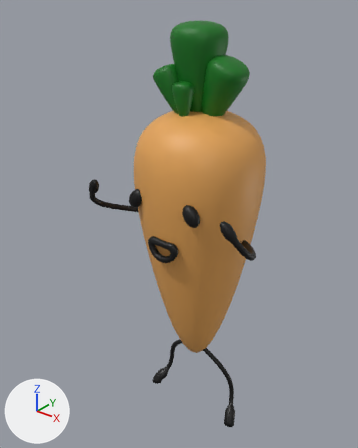
The Blender file lucy/CarrotWillRig.blend, before and after one commit.
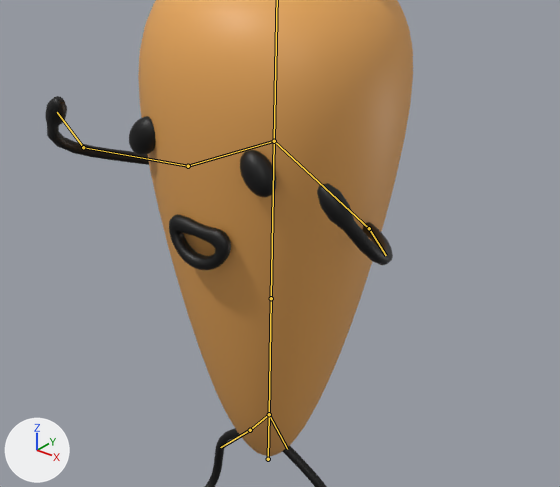
Each version appears first whole from a 50 mm camera at (7.58, -10.38, 12.88) aimed at (-0.53, -0.23, 6.59), and next in a close-up on the part from 19% to 94% of the width and 30% to 82% of the height. Every picture has the same lights, and +X, +Y and +Z are marked at lower left. The last two pictures show the newer version. Both versions are drawn at frame 0 of the action 'Idle'; the numbers are the values there. The bones that change, and the others that lie on the model, are drawn over the model as lines in the close-ups.

Objects in the first close-up: 'carrot'.
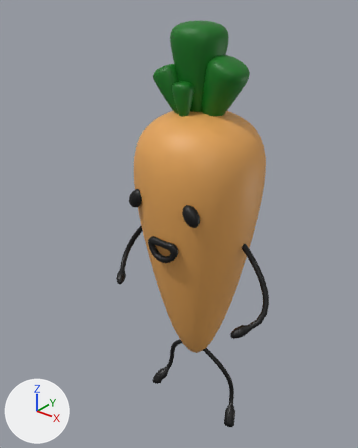
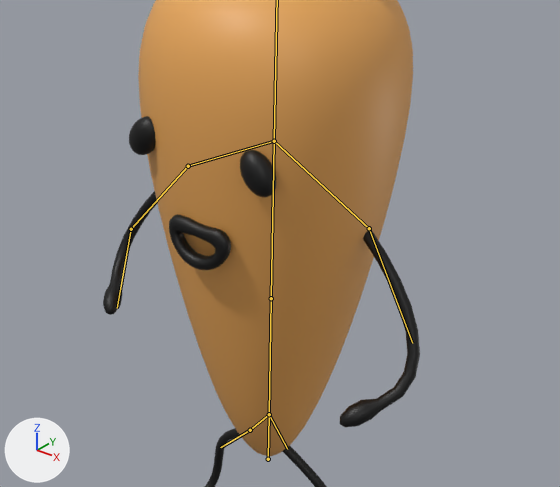
Edits to the bpy script that builds the scene:
```text
Change bone_l_uarm:
    where bone_l_uarm = bpy.data.objects['Armature'].pose.bones['L_UArm']  # child of 'L_Clav'
    bone_l_uarm.rotation_quaternion: (1.0, 0.0, 0.0, 0.0) -> (0.666, 0.307, 0.441, -0.517)  # degrees (0, 0, 0) -> degrees (-6, 65, -80)
Change bone_r_uarm:
    where bone_r_uarm = bpy.data.objects['Armature'].pose.bones['R_UArm']  # child of 'R_Clav'
    bone_r_uarm.rotation_quaternion: (1.0, 0.0, 0.0, 0.0) -> (0.666, 0.307, -0.441, 0.517)  # degrees (0, 0, 0) -> degrees (-6, -65, 80)
```

Where the change shows, as pixel boxes [x1, y1, x2, y2] in the close-ups (560 x 487 px):
'carrot', posed
    before: [45, 0, 413, 487]
    after: [103, 0, 420, 487]
bone 'L_UArm', root to tip
    before: (369, 228) to (386, 255)
    after: (369, 228) to (412, 343)
bone 'R_UArm', root to tip
    before: (188, 166) to (83, 147)
    after: (188, 166) to (131, 229)
